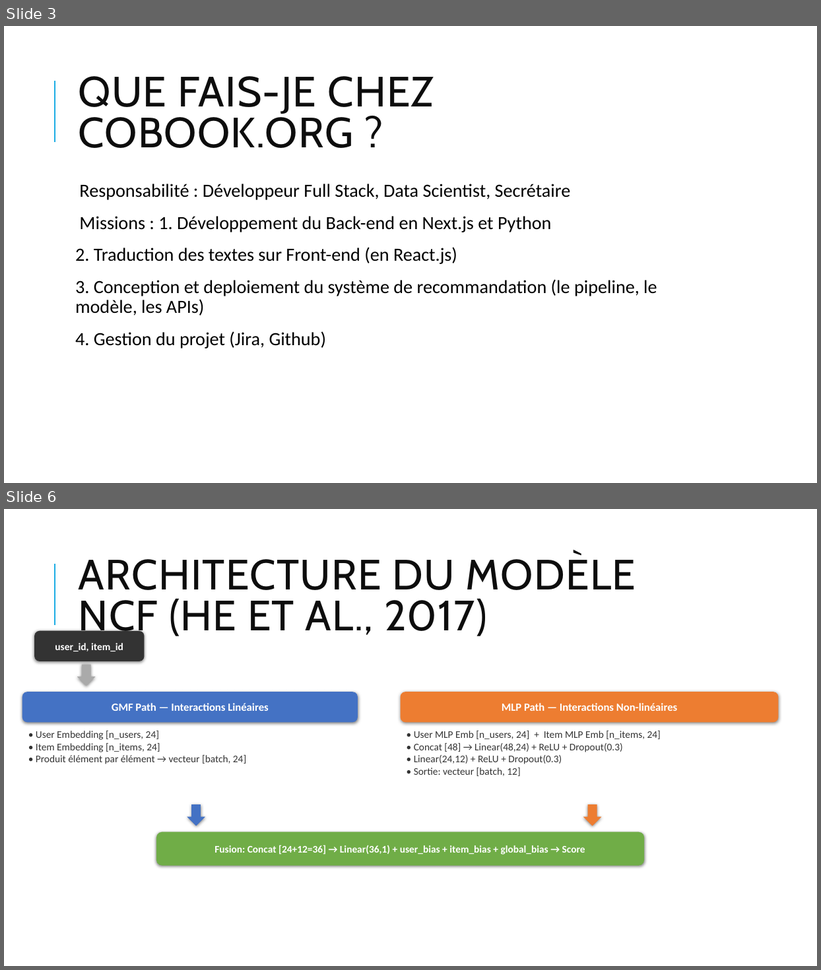
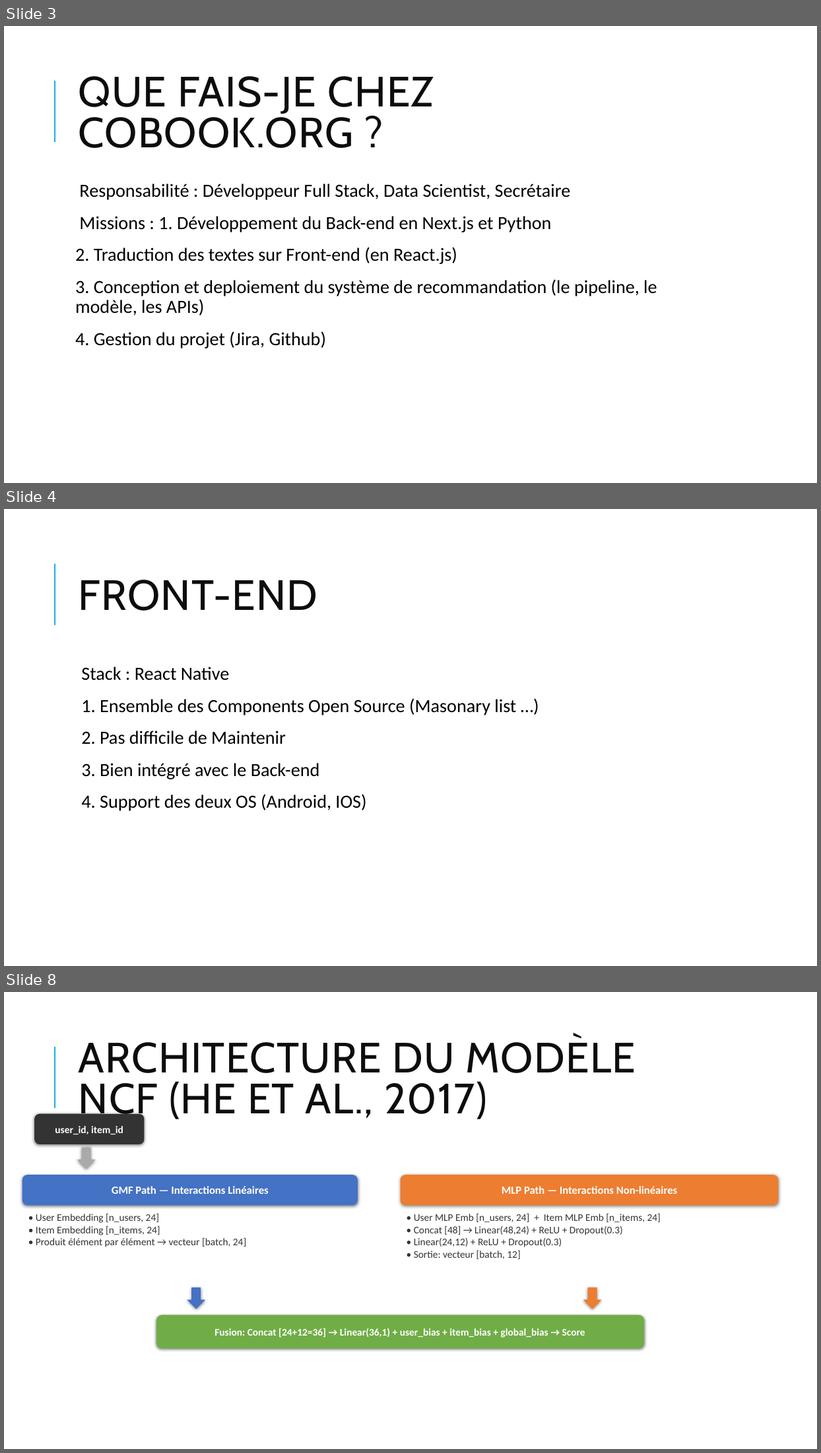
Before and after one commit to Clement-NI/recommendation_system_py, a slide deck: Cobook_org_final.pptx. Shown one above the other, each under a label of ours: slides 3 and 6 before the commit, slides 3, 4 and 8 after it; the slides between them are not shown. The pictures are 821x970 and 821x1453 pixels, drawn with LibreOffice and Linux fonts; fonts in the diff are those of the drawing. Boxes give left, top, right and bottom in pixels: in the first picture for what was removed or moved away, otherwise in the second. Text is boxed around its words. In the diff, an @@ line names an element or a change of style, - is before the commit and + after.

```diff
--- a/Cobook_org_final.pptx
+++ b/Cobook_org_final.pptx
@@ slide 4 added at bbox=[4, 509, 817, 966], background #FFFFFF; not listed: 1 template element that a slide beside it also shows @@
@@ title added at bbox=[79, 580, 318, 611], 50 pt, text #0D0D0D @@
+FRONT-END
@@ text added at bbox=[81, 667, 516, 811], 22 pt, text #000000 @@
+  Stack : React Native
+  1. Ensemble des Components Open Source (Masonary list …)
+  2. Pas difficile de Maintenir
+  3. Bien intégré avec le Back-end
+  4. Support des deux OS (Android, IOS)
@@ what was slide 6 is now slide 8 @@
```
Also in this commit, not shown: 7 slides changed, 1 other slide added, 1 slide removed.
